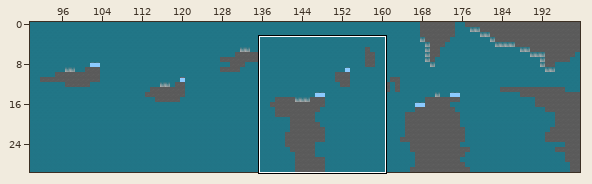
Tiled map -- maps/terceira_fase.tmx. The picture above shows the old version from afar; the outline marks the close-up.
Close-up. Before the edit:
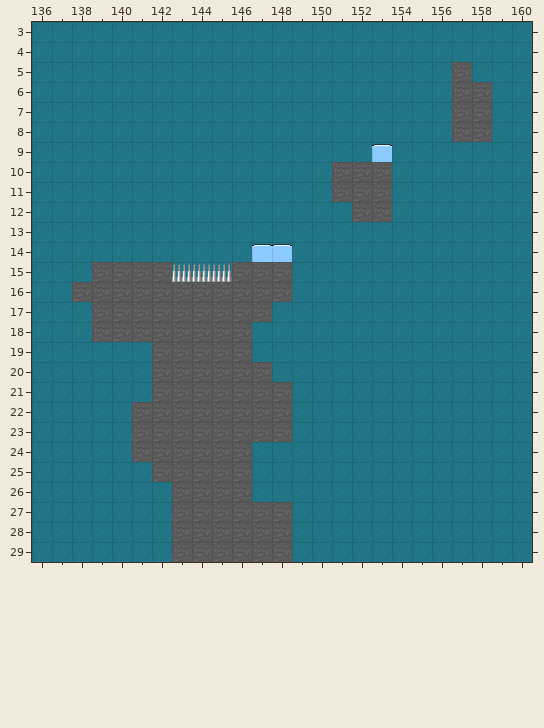
Cells are 32x32 px. Shown: x 136..160, y 3..29. The commit also changed other parts of the map, which this record leaves out.
After:
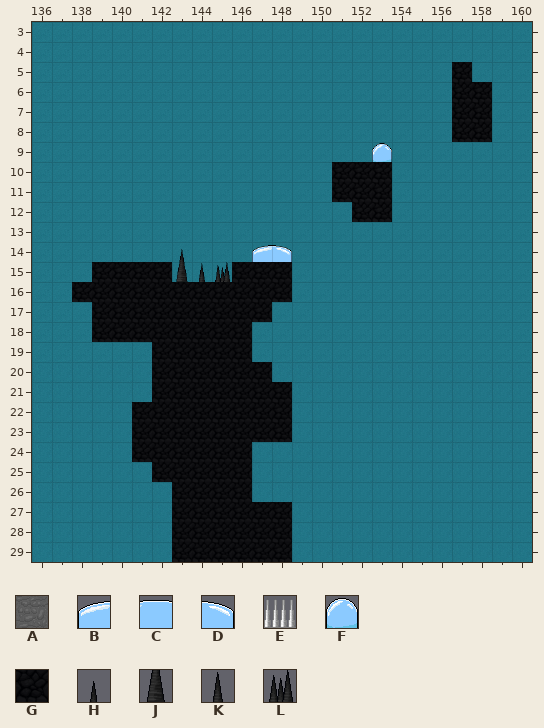
Key: from "Tiles_Fase1": A 17, B 56, C 57, D 58, E 86, F 95; from "fase2_tilesset": G 22, H 85, J 95, K 97, L 98.
_ is an empty cell.
Edits made:
Layer "espinhos":
y 14: x 143 _ -> H
y 15: x 143..145 EEE -> JKL
Layer "bpulo":
y 9: x 153 C -> F
y 14: x 147..148 CC -> BD
Layer "floor":
y 5: x 157 A -> G
y 6..8: x 157..158 AA -> GG
y 10..11: x 151..153 AAA -> GGG
y 12: x 152..153 AA -> GG
y 15: x 139..142 AAAA -> GGGG; x 146..148 AAA -> GGG
y 16: x 138..148 AAAAAAAAAAA -> GGGGGGGGGGG
y 17: x 139..147 AAAAAAAAA -> GGGGGGGGG
y 18: x 139..146 AAAAAAAA -> GGGGGGGG
y 19: x 142..146 AAAAA -> GGGGG
y 20: x 142..147 AAAAAA -> GGGGGG
y 21: x 142..148 AAAAAAA -> GGGGGGG
y 22..23: x 141..148 AAAAAAAA -> GGGGGGGG
y 24: x 141..146 AAAAAA -> GGGGGG
y 25: x 142..146 AAAAA -> GGGGG
y 26: x 143..146 AAAA -> GGGG
y 27..29: x 143..148 AAAAAA -> GGGGGG
Where, in picture pixels (left, top, right, bottom), the same in both close-ups:
changed: (452, 62, 492, 142)
changed: (332, 143, 392, 222)
changed: (72, 244, 292, 562)
